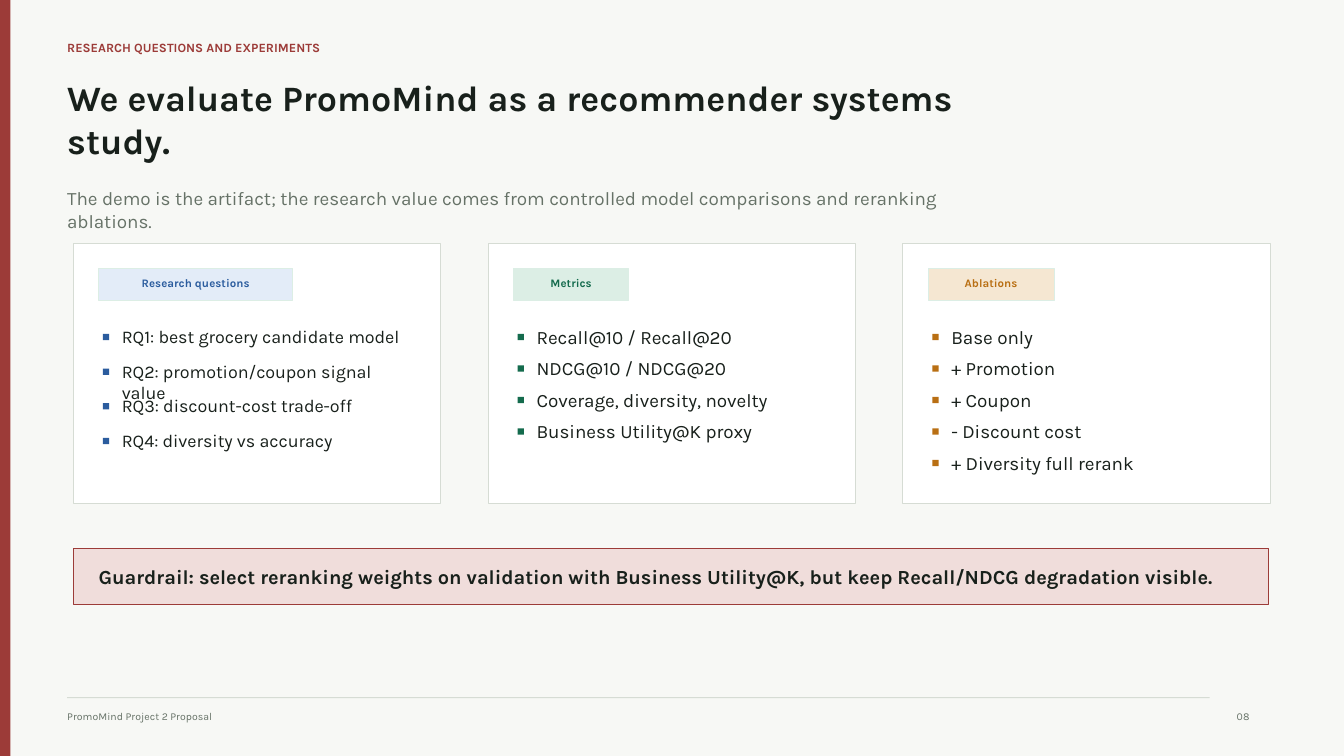
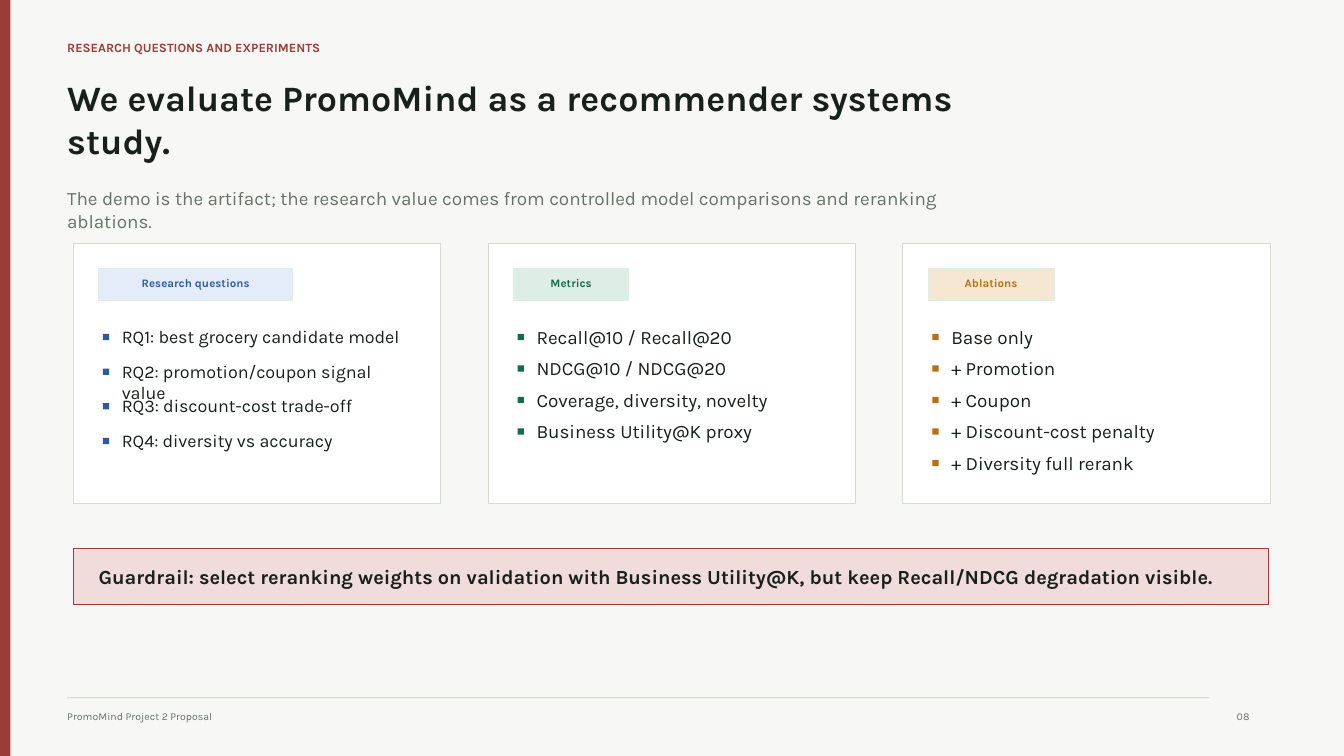
Before and after one commit to ZoRan-Wang/PromoMind-public-backup-20260624, a slide deck: slide 8 of deliverables/proposal_2026_06_03/PromoMind_proposal_slides_en.pptx. Drawn at 1344x756 pixels with LibreOffice and Linux fonts; fonts in the diff are those of the drawing. Boxes give left, top, right and bottom in pixels: in the first picture for what was removed or moved away, otherwise in the second. Text is boxed around its words. In the diff, an @@ line names an element or a change of style, - is before the commit and + after.

Commit message:
Align slide ablation wording with script

```diff
--- a/deliverables/proposal_2026_06_03/PromoMind_proposal_slides_en.pptx
+++ b/deliverables/proposal_2026_06_03/PromoMind_proposal_slides_en.pptx
@@ text at box(966, 425, 1154, 443): text changed @@
-- Discount cost
++ Discount-cost penalty
```
Also in this commit, not shown: 1 other file.
